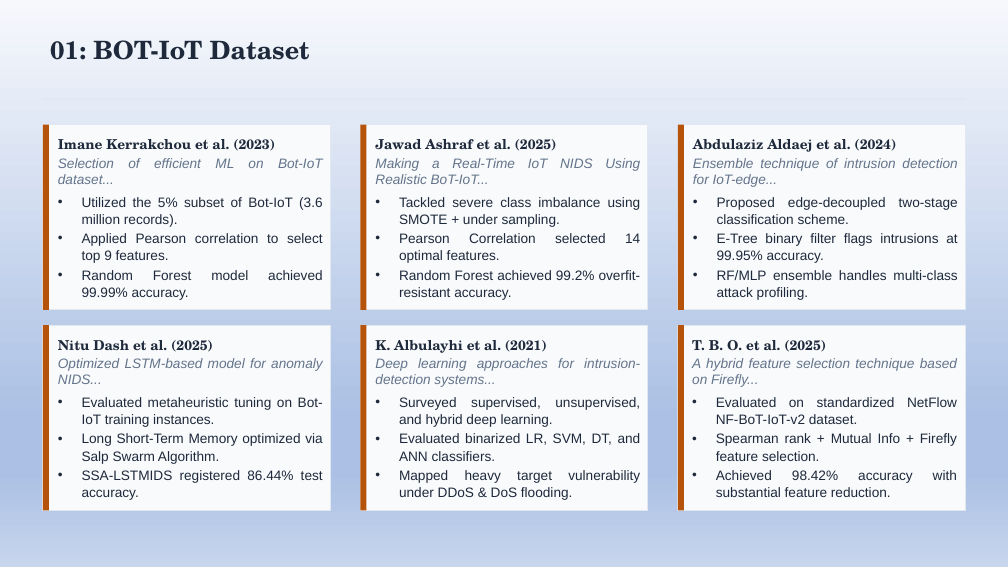
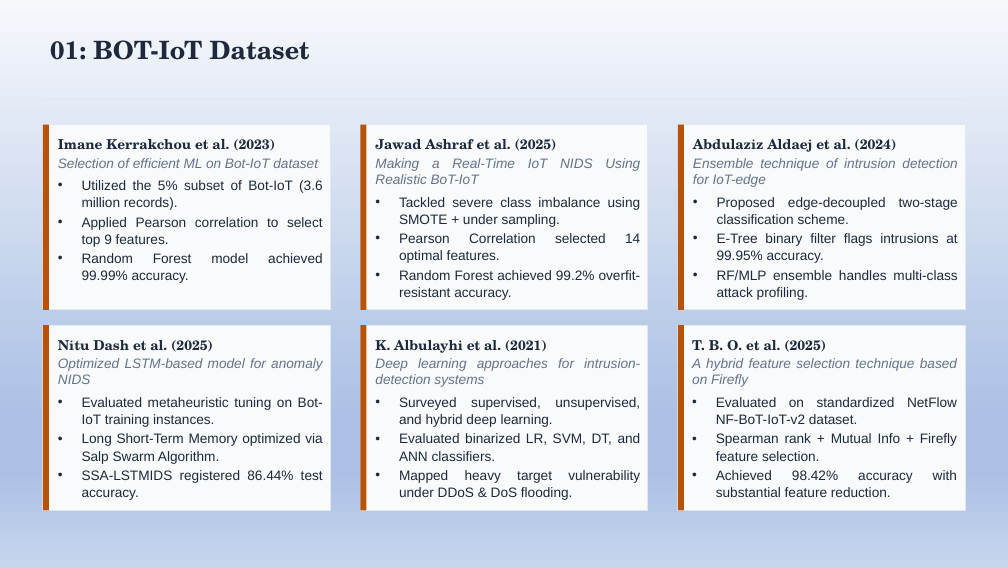
Before and after one commit to dhanusherramuri/AI_IDS, a slide deck: slide 3 of REF_PAPERS_3.pptx. Drawn at 1008x567 pixels with LibreOffice and Linux fonts; fonts in the diff are those of the drawing. Boxes give left, top, right and bottom in pixels: in the first picture for what was removed or moved away, otherwise in the second. Text is boxed around its words. In the diff, an @@ line names an element or a change of style, - is before the commit and + after.

```diff
--- a/REF_PAPERS_3.pptx
+++ b/REF_PAPERS_3.pptx
@@ text at box(58, 158, 318, 168): text changed @@
-Selection of efficient ML on Bot-IoT dataset...
+Selection of efficient ML on Bot-IoT dataset
@@ text at box(375, 158, 640, 184): text changed @@
-Making a Real-Time IoT NIDS Using Realistic BoT-IoT...
+Making a Real-Time IoT NIDS Using Realistic BoT-IoT
@@ text at box(693, 158, 957, 187): text changed @@
-Ensemble technique of intrusion detection for IoT-edge...
+Ensemble technique of intrusion detection for IoT-edge
@@ text at box(58, 358, 322, 384): text changed @@
-Optimized LSTM-based model for anomaly NIDS...
+Optimized LSTM-based model for anomaly NIDS
@@ text at box(375, 358, 640, 387): text changed @@
-Deep learning approaches for intrusion-detection systems...
+Deep learning approaches for intrusion-detection systems
@@ text at box(692, 358, 957, 387): text changed @@
-A hybrid feature selection technique based on Firefly...
+A hybrid feature selection technique based on Firefly
```
Also in this commit, not shown: 7 other slides changed, 42 other files.
